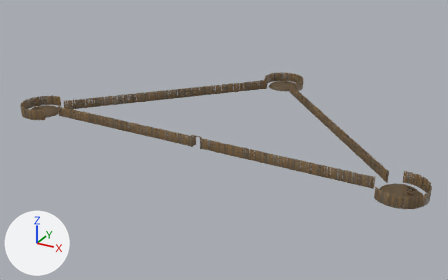
A saved change to the glTF model assets/fort/fort_palisade.glb.
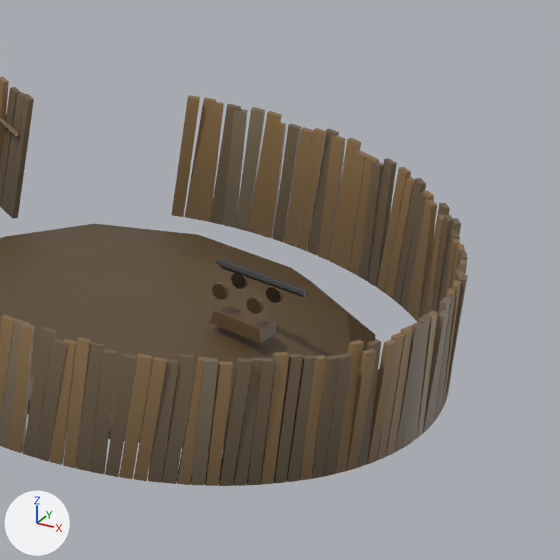
The first picture shows the older version from a 50 mm lens placed at (307.0, -499.0, 265.0), pointed at (-15.0, 86.0, -28.0). The close-ups show the older and then the newer version on the part from 86% to 98% of the width and 58% to 77% of the height of that picture. Only the edits that show in the close-ups are written down. The axes (+X, +Y, +Z) are drawn at lower left. The lights are the same throughout. Vertices at exactly the same position are counted once.

Before the edit, the objects in view are built like this:
```python
me_bulwark_se = bpy.data.meshes.new('bulwark_se')
me_bulwark_se.from_pydata(...)  # 849 vertices, 1300 faces; spans x 190.0..235.4, y -25.5..25.6, z -0.3..11.8
me_bulwark_se.materials.append(mat_defaultmaterial_001)
# before: 650 (233.5, -8.3, 11.6) at pixel (418, 321), 651 (233.1, -9.3, 11.6) at pixel (410, 325), 653 (234.0, -8.5, 11.6) at pixel (423, 323), 655 (233.6, -9.5, 11.6) at pixel (416, 327), 658 (233.8, -7.1, 11.6) at pixel (425, 316)
# before: 659 (233.4, -8.2, 11.7) at pixel (418, 320), 661 (234.2, -7.3, 11.6) at pixel (430, 318), 663 (233.9, -8.4, 11.7) at pixel (423, 322), 666 (233.6, -6.3, 11.4) at pixel (424, 314), 667 (233.3, -7.4, 11.4) at pixel (417, 319)
# before: 669 (234.1, -6.5, 11.4) at pixel (430, 316), 671 (233.8, -7.6, 11.4)
# before: 749 (215.7, -3.3, 4.5) at pixel (209, 322), 750 (220.4, -5.0, 4.5) at pixel (259, 343), 751 (220.2, -4.8, 5.7) at pixel (259, 329), 752 (216.0, -3.3, 5.7) at pixel (214, 310), 753 (221.3, -2.6, 4.5) at pixel (276, 333)
# before: 754 (221.0, -2.7, 5.7) at pixel (274, 320), 755 (216.5, -1.0, 4.5), 756 (216.7, -1.2, 5.7) at pixel (228, 302)
me_palisade_east = bpy.data.meshes.new('palisade_east')
me_palisade_east.from_pydata(...)  # 1804 vertices, 2708 faces; spans x 16.0..194.0, y 17.0..205.0, z 0.0..12.0
me_palisade_east.materials.append(mat_defaultmaterial_004)
ob_bulwark_se = bpy.data.objects.new('bulwark_se', me_bulwark_se)
ob_bulwark_se.location = (0.0, 0.0, 0.0)
ob_palisade_east = bpy.data.objects.new('palisade_east', me_palisade_east)
ob_palisade_east.location = (0.0, 0.0, 0.0)
```
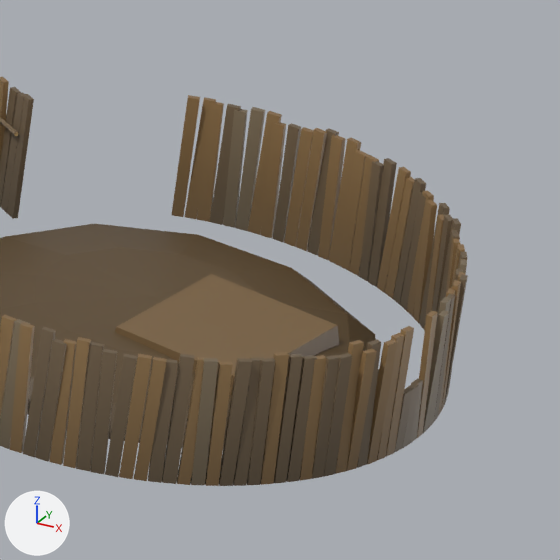
What the commit changed:
me_bulwark_se is used by ob_bulwark_se; location (0.0, 0.0, 0.0).
Verts and faces of me_bulwark_se; kept vertices keep their numbers, new ones are numbered from 849.
me_bulwark_se had 849 vertices, 1300 faces and spanned x 190.0..235.4, y -25.5..25.6, z -0.3..11.8.
me_bulwark_se now has 757 vertices, 1140 faces and spans x 190.0..235.4, y -25.5..25.6, z -0.3..11.8.
me_bulwark_se part 1: 6 loose pieces with 92 vertices, spanning x 215.3..223.7, y -5.4..-0.6, z 7.2..10.3, are deleted.
Part 2, on me_bulwark_se:
Vertices 650, 651, 658 move by (-0.1, -0.1, -6.3).
Vertex 653 moves to (233.8, -8.5, 5.3), pixel (412, 390).
Vertex 655 moves to (233.4, -9.6, 5.3), pixel (404, 394).
Vertex 659 moves to (233.3, -8.3, 5.3), pixel (407, 387).
Vertex 663 moves to (233.8, -8.5, 5.3), pixel (412, 389).
Vertex 661 moves to (234.2, -7.4, 5.3), pixel (419, 385).
Vertex 666 moves to (233.8, -6.3, 5.3), pixel (417, 378).
Vertex 667 moves to (233.5, -7.4, 5.3), pixel (411, 383).
Vertex 669 moves to (234.3, -6.4, 5.3), pixel (423, 380).
Vertex 671 moves to (234.0, -7.5, 5.3), pixel (416, 384).
Part 3, on me_bulwark_se:
Vertices deleted: 753 (with the faces that use them).
Vertex 749 moves to (225.7, 2.4, 2.2), pixel (339, 344).
Vertex 750 moves to (213.4, 6.7, 2.2).
Vertex 751 moves to (213.6, 6.4, 4.1), pixel (211, 273).
Vertex 752 moves to (225.4, 2.2, 4.1), pixel (337, 325).
Vertex 754 moves to (208.8, -7.2, 4.1), pixel (116, 326).
Vertex 755 moves to (220.7, -11.7, 2.2).
Vertex 756 moves to (220.6, -11.4, 4.1).
New vertex 849 is at (208.5, -7.4, 2.2).
New faces: (750, 849, 754), (755, 756, 849), (754, 849, 756), (750, 755, 849).

Boxes [x1, y1, x2, y2] around the edits, measured in the close-ups (560 x 560 px; the box of a moved part takes in the faces that stretch with it):
part 1 of me_bulwark_se, deleted: before [211, 259, 308, 314]
part 2 of me_bulwark_se, moved or reshaped: before [395, 314, 430, 452]; after [395, 378, 423, 452]
part 3 of me_bulwark_se, moved or reshaped: before [209, 302, 276, 343]; after [115, 274, 339, 395]
